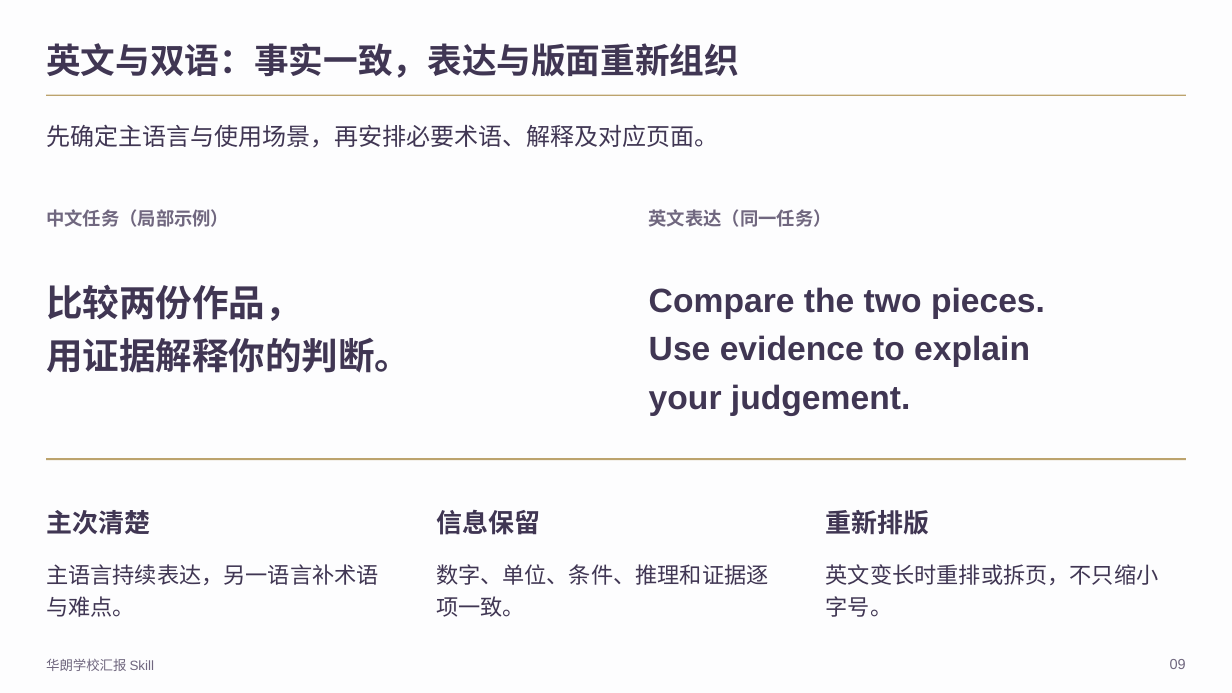
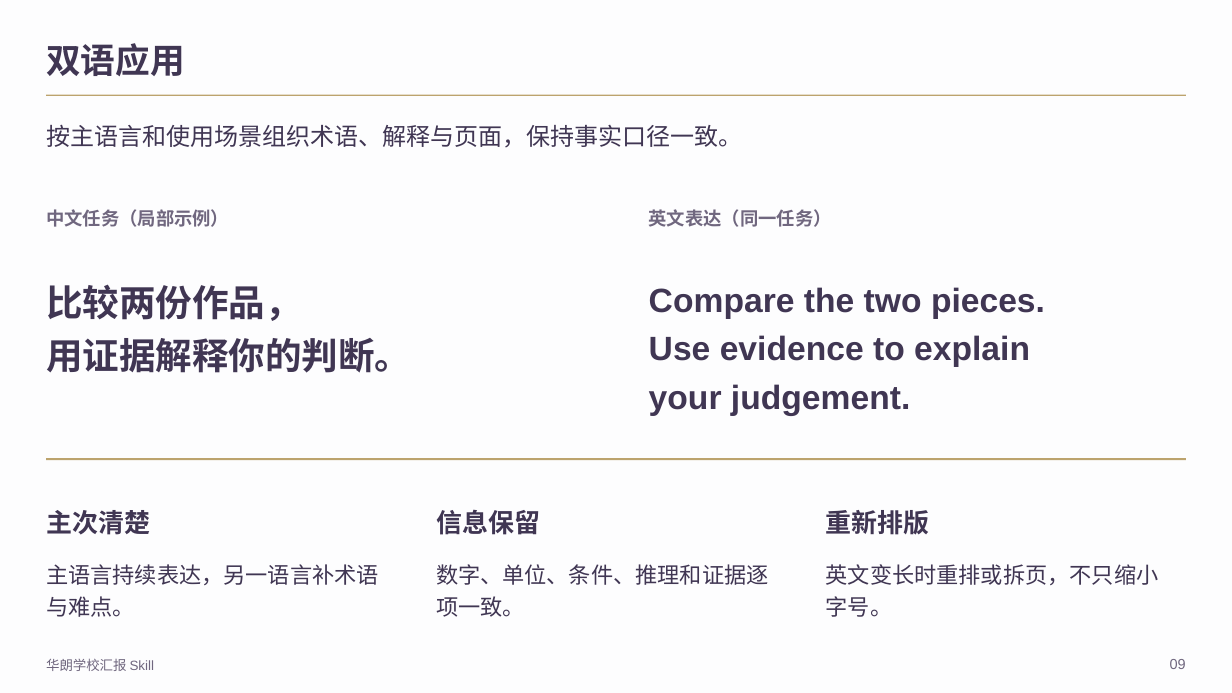
Before and after one commit to 2503668375-boop/hualang-ppt-skill, a slide deck: slide 9 of demo/hualang-skill-introduction.pptx. Drawn at 1232x693 pixels with LibreOffice and Linux fonts; fonts in the diff are those of the drawing; background and template pictures are left out. Boxes give left, top, right and bottom in pixels: in the first picture for what was removed or moved away, otherwise in the second. Text is boxed around its words. In the diff, an @@ line names an element or a change of style, - is before the commit and + after.

```diff
--- a/demo/hualang-skill-introduction.pptx
+++ b/demo/hualang-skill-introduction.pptx
@@ text at box(46, 43, 185, 76): text changed @@
-英文与双语：事实一致，表达与版面重新组织
+双语应用
@@ text at box(46, 125, 743, 147): text changed @@
-先确定主语言与使用场景，再安排必要术语、解释及对应页面。
+按主语言和使用场景组织术语、解释与页面，保持事实口径一致。
```
Also in this commit, not shown: 7 other slides changed, 5 slides added, 5 slides removed, 26 other files.
